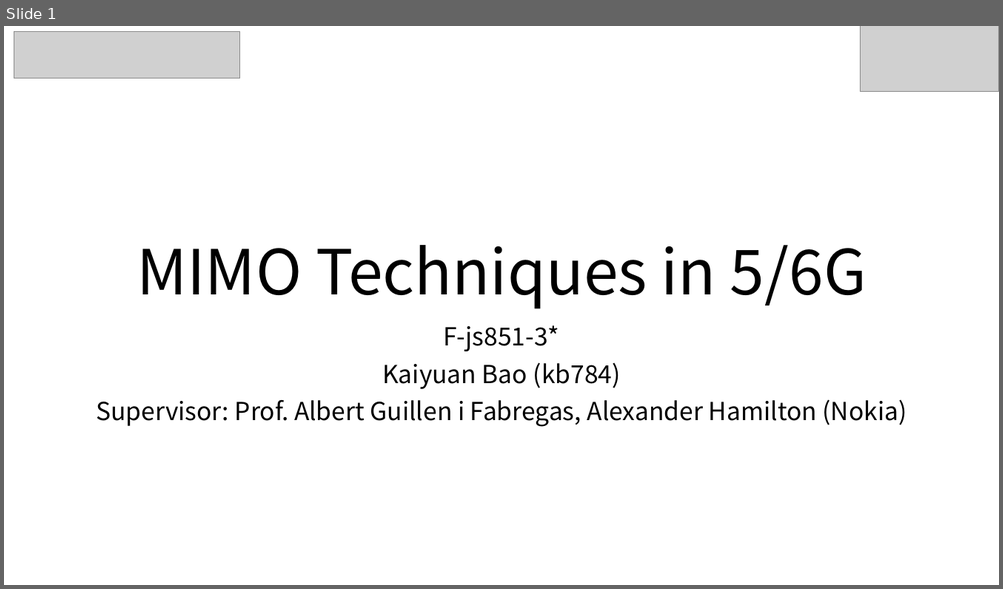
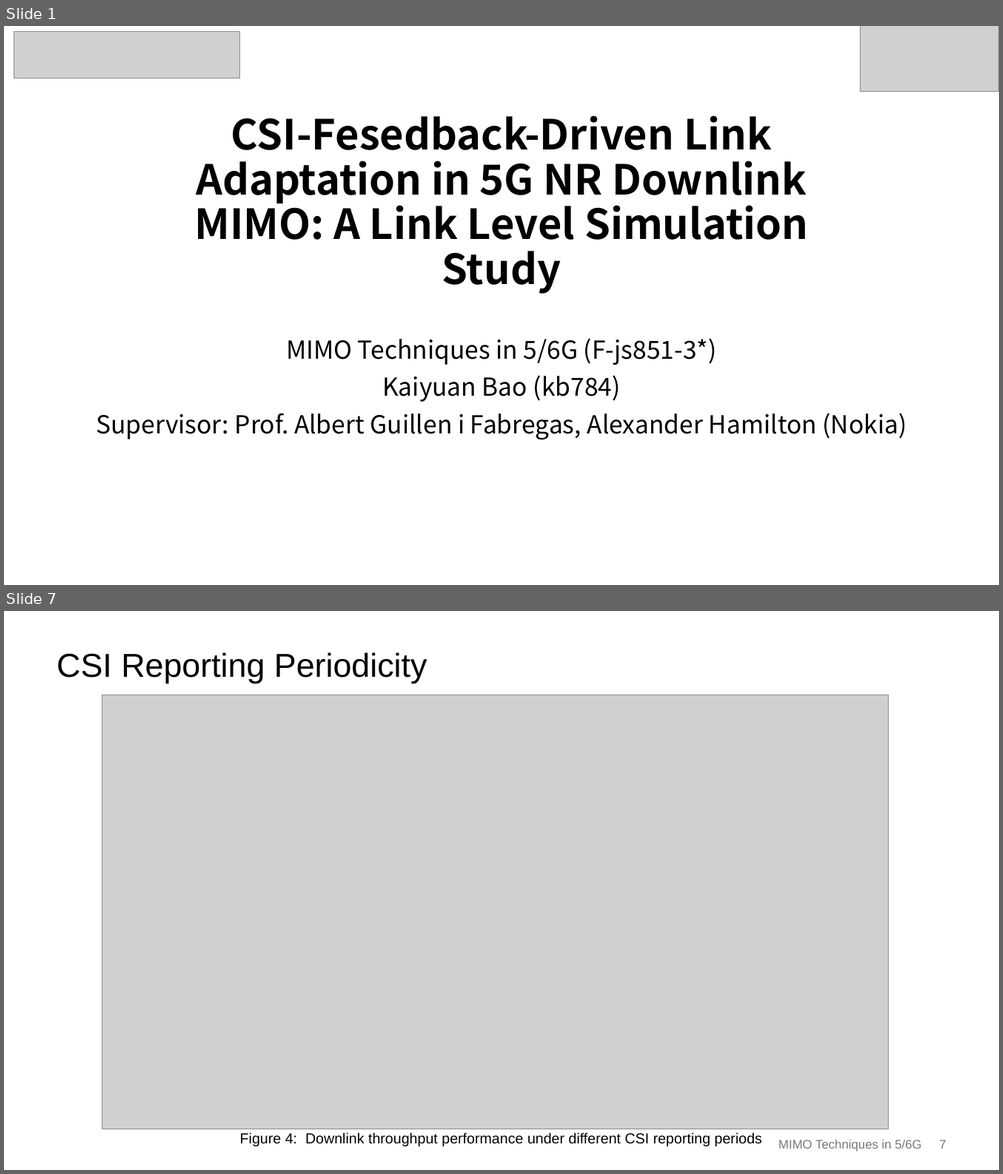
Before and after one commit to Bariumoxid/MIMOTechniques, a slide deck: PPT/Final_PPT/PPT_Final.pptx. Shown one above the other, each under a label of ours: slide 1 before the commit, slides 1 and 7 after it; the slides between them are not shown. The pictures are 1003x589 and 1003x1174 pixels, drawn with LibreOffice and Linux fonts; fonts in the diff are those of the drawing; grey boxes stand for pictures. Boxes give left, top, right and bottom in pixels: in the first picture for what was removed or moved away, otherwise in the second. Text is boxed around its words. In the diff, an @@ line names an element or a change of style, - is before the commit and + after.

```diff
--- a/PPT/Final_PPT/PPT_Final.pptx
+++ b/PPT/Final_PPT/PPT_Final.pptx
@@ slide 7 added at box(4, 611, 999, 1170), background #FFFFFF @@
@@ title added at box(57, 652, 427, 684), 32 pt, text #000000 @@
+CSI Reporting Periodicity
@@ picture added at box(102, 695, 888, 1130) @@
@@ text added at box(240, 1133, 762, 1147), 14 pt, text #000000 @@
+Figure 4: Downlink throughput performance under different CSI reporting periods
@@ text added at box(778, 1140, 945, 1152), 12 pt, text #797979 @@
+MIMO Techniques in 5/6G 7
@@ slide 1 changed as well @@
@@ title at box(194, 116, 808, 294): text changed; size 60 to 40 pt; bold on @@
-MIMO Techniques in 5/6G
+CSI-Fesedback-Driven Link Adaptation in 5G NR Downlink MIMO: A Link Level Simulation Study
@@ subtitle "MIMO Techniques in 5/6G (F-js851-3*)": place and size @@
-subtitle "MIMO Techniques in 5/6G (F-js851-3*)" at box(96, 326, 907, 427)
+subtitle "MIMO Techniques in 5/6G (F-js851-3*)" at box(96, 338, 907, 440)
@@ subtitle at box(286, 338, 717, 365): text changed @@
-F-js851-3*
+MIMO Techniques in 5/6G (F-js851-3*)
```
Also in this commit, not shown: 2 other slides changed, 4 other slides added, 6 slides removed.
